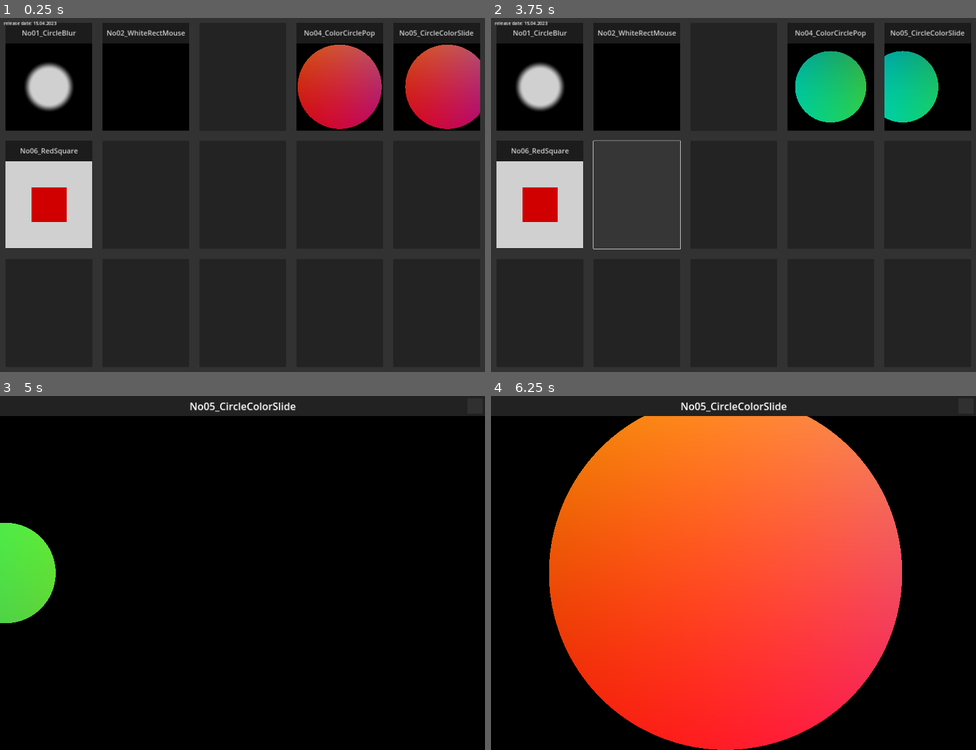
Above: before the commit, frames 1-4 (two rows, left to right).
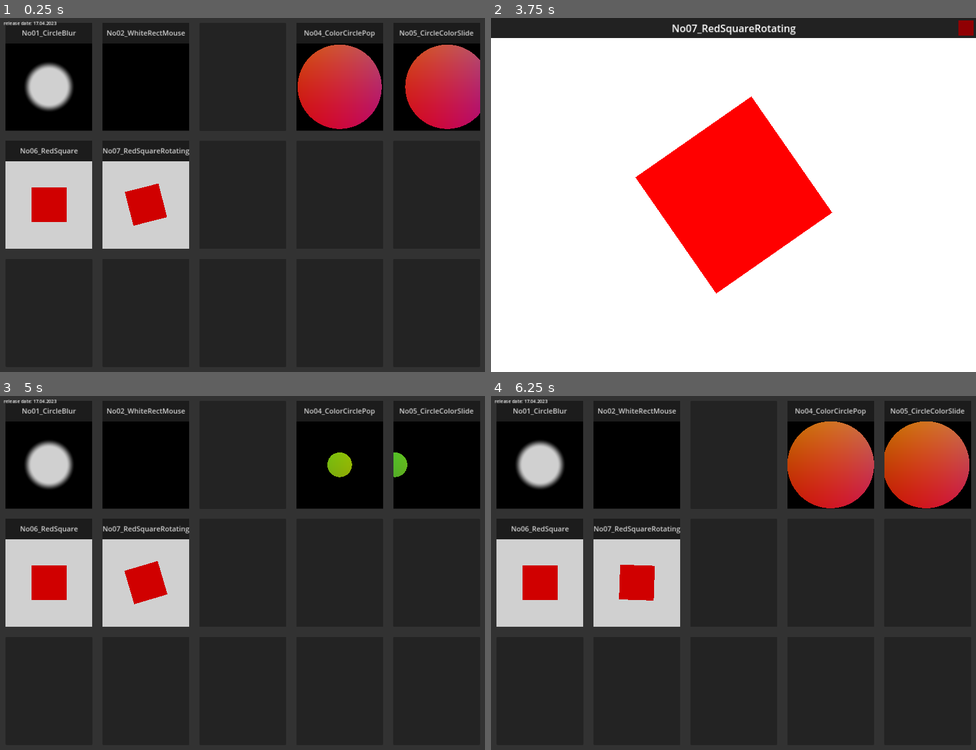
Above: after the commit, the same moments.

Repository: TechnoLukas/Godot4-Shaders
Game: Godot game, scene res://main.tscn
The game is run twice, just before and just after one commit, with the same random seed, the same clock (stepped at 60 frames per second) and the same inputs.
Inputs (mouse positions are in pixels of both pictures, inside the frame that each line leads up to):
- Up to frame 1 (0.25 s): no input
- Up to frame 2 (3.75 s): click (539, 78) at 0.52 s; click (966, 28) at 1.25 s; click (539, 195) at 2.02 s; click (966, 28) at 2.75 s; click (636, 195) at 3.52 s
- Up to frame 3 (5 s): click (475, 406) at 4.27 s
- Up to frame 4 (6.25 s): click (966, 406) at 5.02 s; click (966, 406) at 5.77 s

The runs differ from the first frame. In frame 1, 4.6% of the frame differs, in the area x 1-40%, y 1-66%; in frame 2, 95%, in the area x 0-100%, y 0-100%; in frame 3, 79%; in frame 4, 91%.

Commit message:
added new shader No07_RedSquareRotating

Diff:
--- a/main.tscn
+++ b/main.tscn
@@ -7,6 +7,7 @@
 [ext_resource type="Script" path="res://mousepos.gd" id="4_00kps"]
 [ext_resource type="Shader" path="res://shaders/shader_No5_Small.gdshader" id="4_7x0bs"]
 [ext_resource type="Shader" path="res://shaders/shader_No6_Small.gdshader" id="7_pb5w1"]
+[ext_resource type="Shader" path="res://shaders/shader_No7_Small.gdshader" id="8_plcd6"]
 
 [sub_resource type="Theme" id="Theme_bhqtq"]
 
@@ -30,6 +31,9 @@
 
 [sub_resource type="ShaderMaterial" id="ShaderMaterial_rlwr2"]
 shader = ExtResource("7_pb5w1")
+
+[sub_resource type="ShaderMaterial" id="ShaderMaterial_26nva"]
+shader = ExtResource("8_plcd6")
 
 [sub_resource type="Theme" id="Theme_bnp8s"]
 Label/font_sizes/font_size = 18
@@ -263,7 +267,7 @@
 size_flags_vertical = 3
 theme_override_constants/separation = 40
 
-[node name="button1" type="Button" parent="ColorRect/VBoxContainer/HBoxContainer2"]
+[node name="button1" type="ColorRect" parent="ColorRect/VBoxContainer/HBoxContainer2"]
 layout_mode = 2
 size_flags_horizontal = 3
 
@@ -307,9 +311,49 @@
 script = ExtResource("1_fjke5")
 scene = "res://scenes/No06_RedSquare.tscn"
 
-[node name="button2" type="Button" parent="ColorRect/VBoxContainer/HBoxContainer2"]
-layout_mode = 2
-size_flags_horizontal = 3
+[node name="button2" type="ColorRect" parent="ColorRect/VBoxContainer/HBoxContainer2"]
+layout_mode = 2
+size_flags_horizontal = 3
+
+[node name="titlebar" type="ColorRect" parent="ColorRect/VBoxContainer/HBoxContainer2/button2"]
+layout_mode = 1
+anchors_preset = 10
+anchor_right = 1.0
+offset_bottom = 80.0
+grow_horizontal = 2
+color = Color(0.133333, 0.133333, 0.133333, 1)
+
+[node name="title" type="Label" parent="ColorRect/VBoxContainer/HBoxContainer2/button2/titlebar"]
+layout_mode = 1
+anchors_preset = 15
+anchor_right = 1.0
+anchor_bottom = 1.0
+grow_horizontal = 2
+grow_vertical = 2
+theme_override_font_sizes/font_size = 28
+text = "No07_RedSquareRotating"
+horizontal_alignment = 1
+vertical_alignment = 1
+
+[node name="ColorRect" type="ColorRect" parent="ColorRect/VBoxContainer/HBoxContainer2/button2"]
+material = SubResource("ShaderMaterial_26nva")
+layout_mode = 1
+anchors_preset = 10
+anchor_right = 1.0
+offset_top = 80.0
+offset_bottom = 424.0
+grow_horizontal = 2
+
+[node name="button" type="Button" parent="ColorRect/VBoxContainer/HBoxContainer2/button2"]
+layout_mode = 1
+anchors_preset = 15
+anchor_right = 1.0
+anchor_bottom = 1.0
+grow_horizontal = 2
+grow_vertical = 2
+theme_override_styles/normal = SubResource("StyleBoxFlat_vjlwb")
+script = ExtResource("1_fjke5")
+scene = "res://scenes/No07_RedSquareRotating.tscn"
 
 [node name="button3" type="Button" parent="ColorRect/VBoxContainer/HBoxContainer2"]
 layout_mode = 2
@@ -357,10 +401,11 @@
 offset_bottom = 36.0
 size_flags_horizontal = 4
 theme = SubResource("Theme_bnp8s")
-text = "release date: 15.04.2023"
+text = "release date: 17.04.2023"
 
 [connection signal="pressed" from="ColorRect/VBoxContainer/HBoxContainer/button1/button" to="ColorRect/VBoxContainer/HBoxContainer/button1/button" method="_on_pressed"]
 [connection signal="pressed" from="ColorRect/VBoxContainer/HBoxContainer/button2/button" to="ColorRect/VBoxContainer/HBoxContainer/button2/button" method="_on_pressed"]
 [connection signal="pressed" from="ColorRect/VBoxContainer/HBoxContainer/button4/button" to="ColorRect/VBoxContainer/HBoxContainer/button4/button" method="_on_pressed"]
 [connection signal="pressed" from="ColorRect/VBoxContainer/HBoxContainer/button5/button" to="ColorRect/VBoxContainer/HBoxContainer/button5/button" method="_on_pressed"]
 [connection signal="pressed" from="ColorRect/VBoxContainer/HBoxContainer2/button1/button" to="ColorRect/VBoxContainer/HBoxContainer2/button1/button" method="_on_pressed"]
+[connection signal="pressed" from="ColorRect/VBoxContainer/HBoxContainer2/button2/button" to="ColorRect/VBoxContainer/HBoxContainer2/button2/button" method="_on_pressed"]
--- /dev/null
+++ b/scenes/No07_RedSquareRotating.tscn
@@ -0,0 +1,76 @@
+[gd_scene load_steps=5 format=3 uid="uid://bdpkfxj7nu6f8"]
+
+[ext_resource type="Script" path="res://changescene.gd" id="1_8uyre"]
+[ext_resource type="Shader" path="res://shaders/shader_No7_Big.gdshader" id="2_67ry0"]
+
+[sub_resource type="StyleBoxFlat" id="StyleBoxFlat_eg16j"]
+bg_color = Color(0.564706, 0, 0.0117647, 1)
+
+[sub_resource type="ShaderMaterial" id="ShaderMaterial_c73ry"]
+shader = ExtResource("2_67ry0")
+
+[node name="Control" type="Control"]
+layout_mode = 3
+anchors_preset = 15
+anchor_right = 1.0
+anchor_bottom = 1.0
+grow_horizontal = 2
+grow_vertical = 2
+
+[node name="ColorRect" type="ColorRect" parent="."]
+layout_mode = 1
+anchors_preset = 15
+anchor_right = 1.0
+anchor_bottom = 1.0
+grow_horizontal = 2
+grow_vertical = 2
+color = Color(0.196078, 0.196078, 0.196078, 1)
+
+[node name="titlebar" type="ColorRect" parent="ColorRect"]
+layout_mode = 1
+anchors_preset = 10
+anchor_right = 1.0
+offset_bottom = 80.0
+grow_horizontal = 2
+color = Color(0.133333, 0.133333, 0.133333, 1)
+
+[node name="title" type="Label" parent="ColorRect/titlebar"]
+layout_mode = 1
+anchors_preset = 15
+anchor_right = 1.0
+anchor_bottom = 1.0
+grow_horizontal = 2
+grow_vertical = 2
+theme_override_font_sizes/font_size = 40
+text = "No07_RedSquareRotating"
+horizontal_alignment = 1
+vertical_alignment = 1
+
+[node name="ColorRect" type="Button" parent="ColorRect/titlebar"]
+layout_mode = 1
+anchors_preset = -1
+anchor_left = 1.0
+anchor_top = 0.5
+anchor_right = 1.0
+anchor_bottom = 0.5
+offset_left = -70.0
+offset_top = -30.0
+offset_right = -10.0
+offset_bottom = 30.0
+grow_horizontal = 0
+grow_vertical = 2
+theme_override_styles/normal = SubResource("StyleBoxFlat_eg16j")
+script = ExtResource("1_8uyre")
+scene = "res://main.tscn"
+
+[node name="ColorRect" type="ColorRect" parent="ColorRect"]
+material = SubResource("ShaderMaterial_c73ry")
+layout_mode = 1
+anchors_preset = 15
+anchor_right = 1.0
+anchor_bottom = 1.0
+offset_top = 80.0
+grow_horizontal = 2
+grow_vertical = 2
+
+[connection signal="pressed" from="ColorRect/titlebar/ColorRect" to="ColorRect/titlebar/ColorRect" method="_on_pressed"]
--- a/shader_No6_Big.gdshader
+++ /dev/null
@@ -1,24 +0,0 @@
-//No06_RedSquare
-shader_type canvas_item;
-vec3 sdfSquare(vec2 uv, float size, vec2 offset) {
-  float x = uv.x - offset.x;
-  float y = uv.y - offset.y;
-  float d = max(abs(x), abs(y)) - size;
-
-  return d > 0. ? vec3(1.) : vec3(1., 0., 0.);
-}
-
-
-void fragment() {
-
-  vec2 uv = FRAGCOORD.xy/(1.0/SCREEN_PIXEL_SIZE).xy; // <0, 1>
-  uv -= 0.5; // <-0.5,0.5>
-  uv.x *= (1.0/SCREEN_PIXEL_SIZE).x/(1.0/SCREEN_PIXEL_SIZE).y; // fix aspect ratio
-
-  vec2 offset = vec2(0.0, 0.0);
-
-  vec3 col = sdfSquare(uv, 0.2, offset);
-
-  // Output to screen
-  COLOR = vec4(col,1.0);
-}
--- /dev/null
+++ b/shaders/shader_No7_Big.gdshader
@@ -0,0 +1,33 @@
+//No07_RedSquareRotating
+
+//based on https://inspirnathan.com/posts/47-shadertoy-tutorial-part-1/
+//see more info about shaders here --> https://github.com/TechnoLukas/My-favourite-shaders-links
+//on shadertoy https://www.shadertoy.com/view/mstXW2
+
+shader_type canvas_item;
+vec2 rotate(vec2 uv, float th) {
+	//return mat2(cos(th), sin(th), -sin(th), cos(th)) * uv;
+	return mat2(vec2(cos(th), sin(th)),vec2(-sin(th), cos(th))) * uv;
+}
+
+vec3 sdfSquare(vec2 uv, float size, vec2 offset) {
+	float x = uv.x - offset.x;
+	float y = uv.y - offset.y;
+	vec2 rotated = rotate(vec2(x,y), TIME);
+	float d = max(abs(rotated.x), abs(rotated.y)) - size;
+
+	return d > 0. ? vec3(1.) : vec3(1., 0., 0.);
+}
+
+void fragment() {
+
+	vec2 uv = FRAGCOORD.xy/(1.0/SCREEN_PIXEL_SIZE).xy; // <0, 1>
+	uv -= 0.5; // <-0.5,0.5>
+	uv.x *= (1.0/SCREEN_PIXEL_SIZE).x/(1.0/SCREEN_PIXEL_SIZE).y; // fix aspect ratio
+
+	vec2 offset = vec2(0.0, 0.0);
+
+	vec3 col = sdfSquare(uv, 0.2, offset);
+	// Output to screen
+	COLOR = vec4(col,1.0);
+}
--- /dev/null
+++ b/shaders/shader_No7_Small.gdshader
@@ -0,0 +1,33 @@
+//No07_RedSquareRotating
+
+//based on https://inspirnathan.com/posts/47-shadertoy-tutorial-part-1/
+//see more info about shaders here --> https://github.com/TechnoLukas/My-favourite-shaders-links
+//on shadertoy https://www.shadertoy.com/view/mstXW2
+
+shader_type canvas_item;
+vec2 rotate(vec2 uv, float th) {
+	//return mat2(cos(th), sin(th), -sin(th), cos(th)) * uv;
+	return mat2(vec2(cos(th), sin(th)),vec2(-sin(th), cos(th))) * uv;
+}
+
+vec3 sdfSquare(vec2 uv, float size, vec2 offset) {
+	float x = uv.x - offset.x;
+	float y = uv.y - offset.y;
+	vec2 rotated = rotate(vec2(x,y), TIME);
+	float d = max(abs(rotated.x), abs(rotated.y)) - size;
+
+	return d > 0. ? vec3(1.) : vec3(1., 0., 0.);
+}
+
+void fragment() {
+
+	vec2 uv = UV;
+	uv.y=uv.y-0.5;
+	uv.x=uv.x-0.5;
+
+	vec2 offset = vec2(0.0, 0.0);
+
+	vec3 col = sdfSquare(uv, 0.2, offset);
+	// Output to screen
+	COLOR = vec4(col,1.0);
+}
Binary file added: images/No07_RedSquareRotating.gif
Binary file added: images/No07_RedSquareRotating2.gif
Not shown: 1 places in main.tscn that only renumber resources
Not shown, changed: README.md
